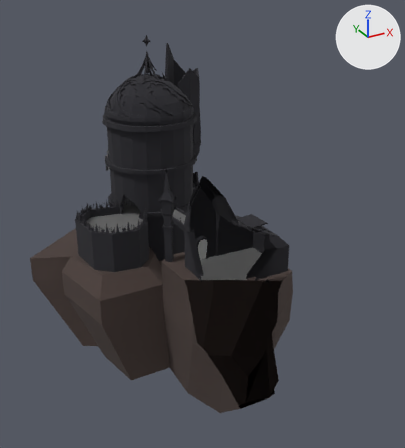
The glTF model models/castle/castle.glb as it was, and as the next commit left it.
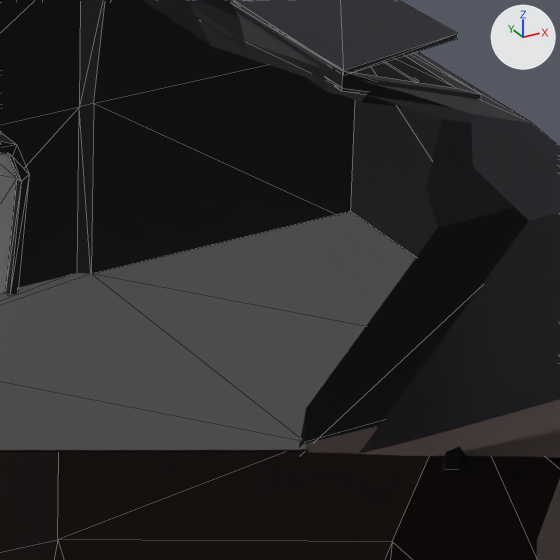
There are two pictures of each version: one whole from a 50 mm lens placed at (-370.0, -365.0, 365.0), pointed at (-11.0, 287.0, 39.0), one close up on the part from 51% to 69% of the width and 49% to 66% of the height. Every picture has the same lights, and +X, +Y and +Z are marked at upper right. The older version's two pictures come first. The close-ups show mesh edges as thin lines. Everything nearer to the camera than a plane just in front of the edit is cut away. Where no turn or scale is listed for an object, it has been applied to the vertices.

In view in the first close-up: 'island_col', 'lust_col', 'lust_floor_col' and 1 more.
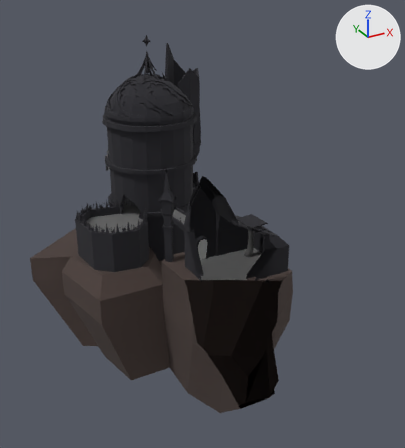
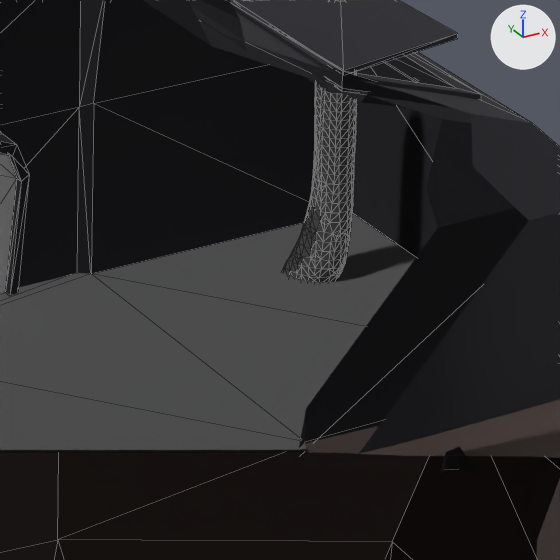
Boxes [x1, y1, x2, y2] around the edits, measured in the close-ups (560 x 560 px):
'curtains_col', added
    after: [283, 71, 357, 282]

What the commit changed:
Material 'Curtains' (mat_curtains) is new.
Its base color is (0.092, 0.092, 0.092) (dark grey #565656).
Its roughness is 1.0.
Mesh me_sphere is new.
It has 714 vertices, 1424 faces and spans x 37.9..51.2, y 241.9..253.0, z -12.2..52.1.
It uses material mat_curtains (dark grey #565656).
Object 'curtains_col' (ob_curtains_col) is new; it shows me_sphere.
Its location is (0.0, 0.0, 0.0).
